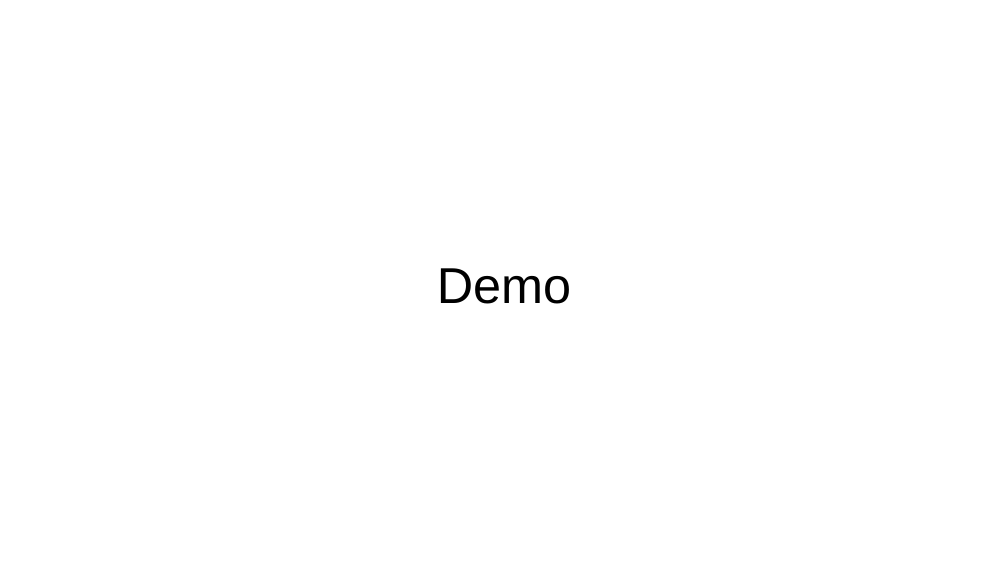
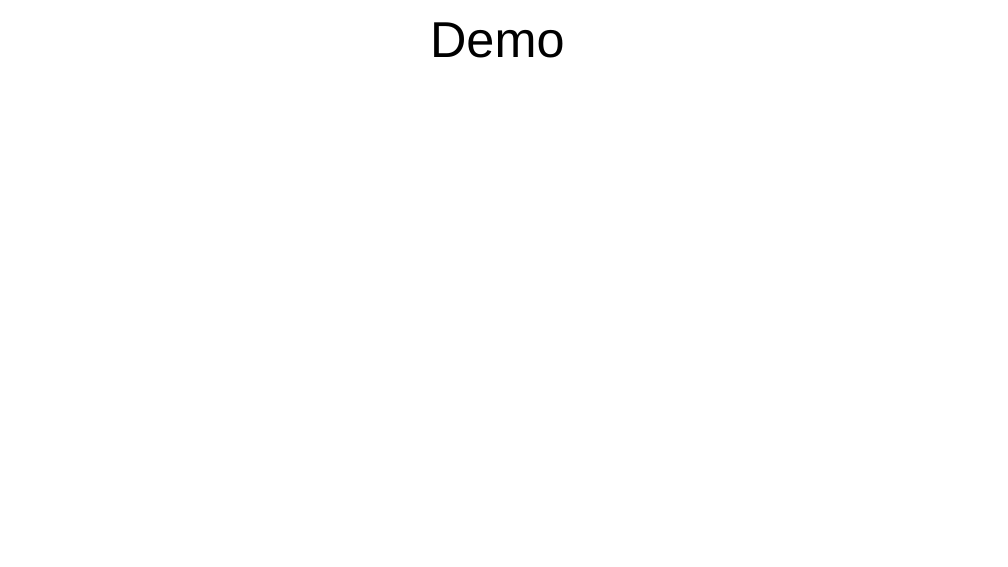
Before and after one commit to harrymac1972/vegas-baby, a slide deck: slide 5 of assets/documents/Las Vegas Trip Organizer Presentation.pptx. Drawn at 1008x567 pixels with LibreOffice and Linux fonts; fonts in the diff are those of the drawing; background and template pictures are left out. Boxes give left, top, right and bottom in pixels: in the first picture for what was removed or moved away, otherwise in the second. Text is boxed around its words. In the diff, an @@ line names an element or a change of style, - is before the commit and + after.

```diff
--- a/assets/documents/Las Vegas Trip Organizer Presentation.pptx
+++ b/assets/documents/Las Vegas Trip Organizer Presentation.pptx
@@ title "Demo": place and size @@
-title "Demo" at bbox=[437, 268, 571, 304]
+title "Demo" at bbox=[430, 22, 564, 58]
```
Also in this commit, not shown: 2 other slides changed.
